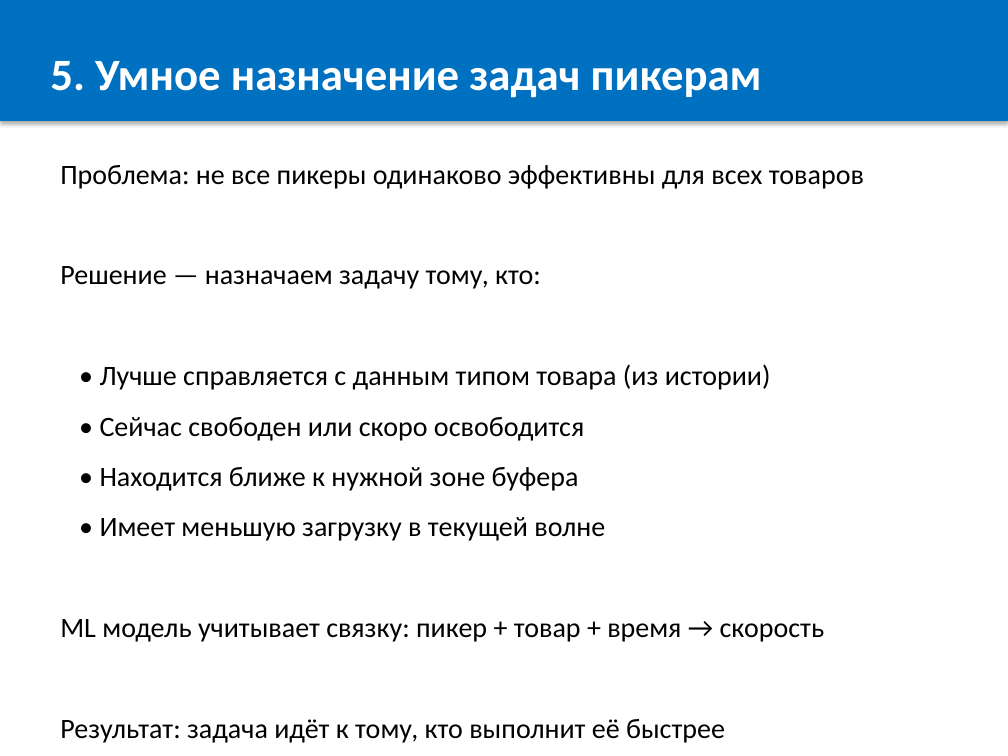
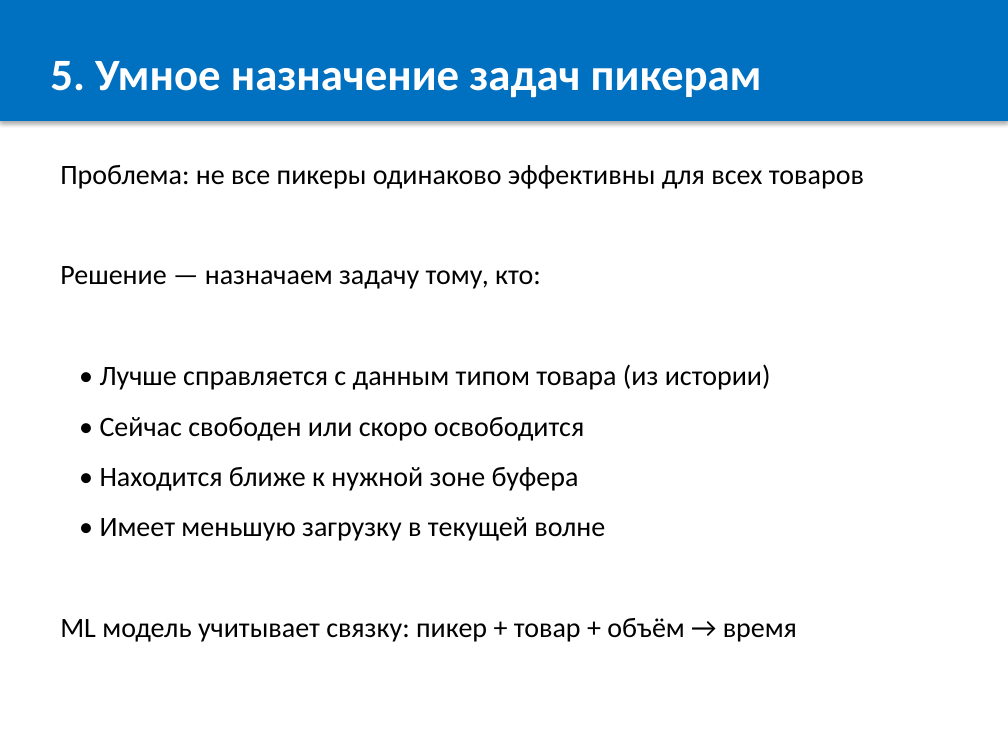
Before and after one commit to OnicaIon/WMSOpti, a slide deck: slide 6 of docs/WMS_Buffer_Optimization.pptx. Drawn at 1008x756 pixels with LibreOffice and Linux fonts; fonts in the diff are those of the drawing. Boxes give left, top, right and bottom in pixels: in the first picture for what was removed or moved away, otherwise in the second. Text is boxed around its words. In the diff, an @@ line names an element or a change of style, - is before the commit and + after.

```diff
--- a/docs/WMS_Buffer_Optimization.pptx
+++ b/docs/WMS_Buffer_Optimization.pptx
@@ text at (x1=60, y1=618, x2=797, y2=642): text changed @@
-ML модель учитывает связку: пикер + товар + время → скорость
-Результат: задача идёт к тому, кто выполнит её быстрее
+ML модель учитывает связку: пикер + товар + объём → время
```
Also in this commit, not shown: 6 other slides changed, 1 slide added, 2 other files.
